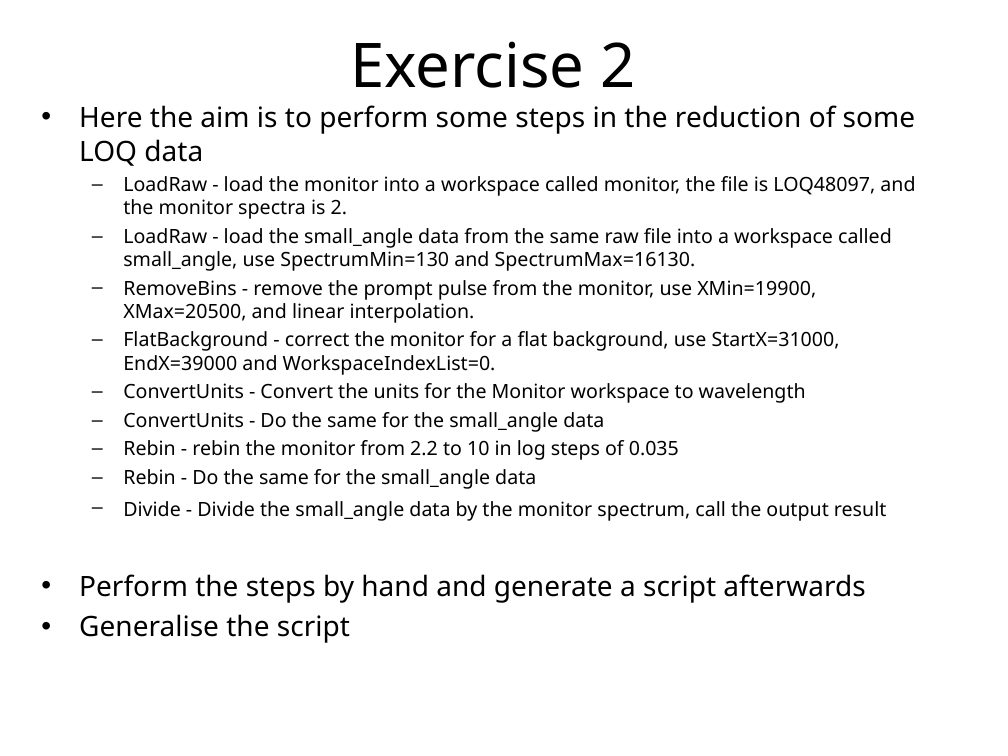
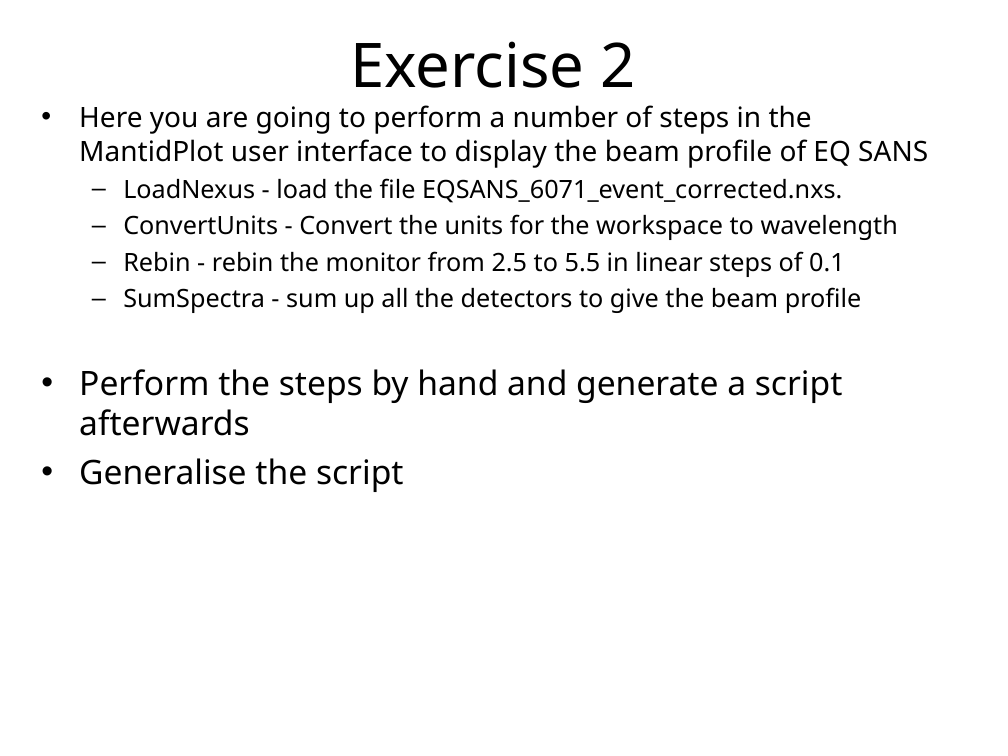
Before and after one commit to mantidproject/documents, a slide deck: slide 17 of Presentations/Python training course/Python in Mantid - SNS.ppt. Drawn at 1008x756 pixels with LibreOffice and Linux fonts; fonts in the diff are those of the drawing; background and template pictures are left out. Boxes give left, top, right and bottom in pixels: in the first picture for what was removed or moved away, otherwise in the second. Text is boxed around its words. In the diff, an @@ line names an element or a change of style, - is before the commit and + after.

Commit message:
update to the exercises

```diff
--- a/Presentations/Python training course/Python in Mantid - SNS.ppt
+++ b/Presentations/Python training course/Python in Mantid - SNS.ppt
@@ text at bbox=[79, 105, 928, 313]: text changed; size 14 to 18 pt @@
-• Here the aim is to perform some steps in the reduction of some LOQ data
-  – LoadRaw - load the monitor into a workspace called monitor, the file is LOQ48097, and the monitor spectra is 2.
-  – LoadRaw - load the small_angle data from the same raw file into a workspace called small_angle, use SpectrumMin=130 and SpectrumMax=16130.
-  – RemoveBins - remove the prompt pulse from the monitor, use XMin=19900, XMax=20500, and linear interpolation.
-  – FlatBackground - correct the monitor for a flat background, use StartX=31000, EndX=39000 and WorkspaceIndexList=0.
-  – ConvertUnits - Convert the units for the Monitor workspace to wavelength
-  – ConvertUnits - Do the same for the small_angle data
-  – Rebin - rebin the monitor from 2.2 to 10 in log steps of 0.035
-  – Rebin - Do the same for the small_angle data
-  – Divide - Divide the small_angle data by the monitor spectrum, call the output result
+• Here you are going to perform a number of steps in the MantidPlot user interface to display the beam profile of EQ SANS
+  – LoadNexus - load the file EQSANS_6071_event_corrected.nxs.
+  – ConvertUnits - Convert the units for the workspace to wavelength
+  – Rebin - rebin the monitor from 2.5 to 5.5 in linear steps of 0.1
+  – SumSpectra - sum up all the detectors to give the beam profile
@@ text at bbox=[79, 369, 842, 492]: size 20 to 24 pt in "Perform the steps by hand and generate ...", "Generalise the script"; more space between paragraphs @@
```
Also in this commit, not shown: 5 other slides changed, 1 slide removed, 1 other file.
